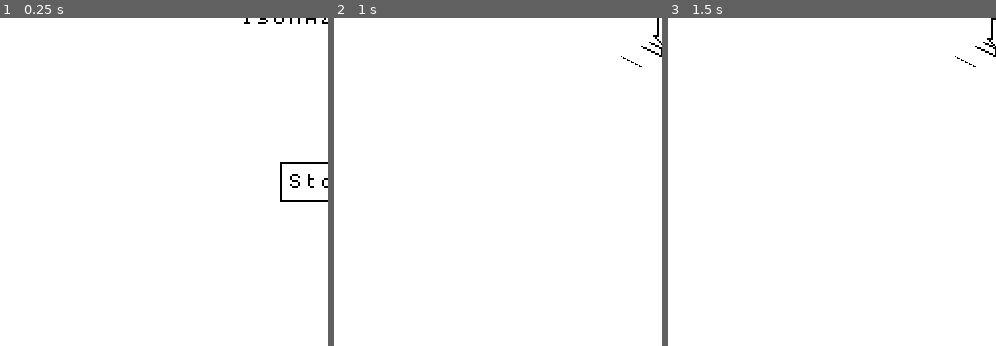
Above: before the commit, frames 1-3 (left to right).
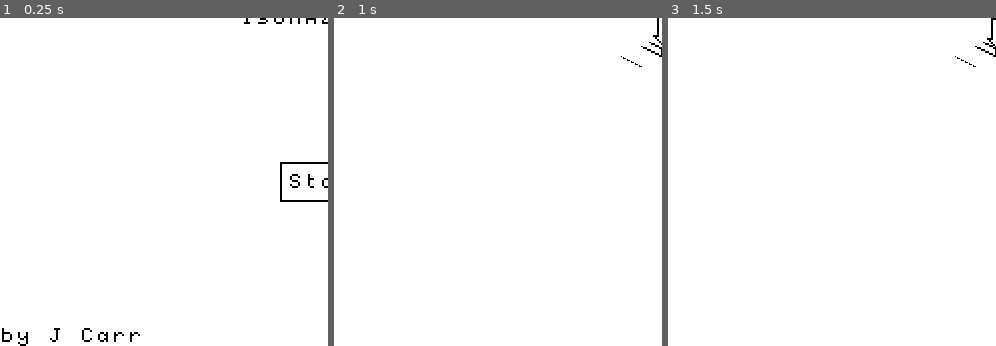
Above: after the commit, the same moments.

Repository: jlcarr/IsoMAZEtric
Game: Godot game, scene res://Menu/Menu.tscn
The game is run twice, just before and just after one commit, with the same random seed, the same clock (stepped at 60 frames per second) and the same inputs.
Inputs:
- Up to frame 1 (0.25 s): no input
- Up to frame 2 (1 s): click "Start" at 0.5 s
- Up to frame 3 (1.5 s): tap Enter (ui_accept) at 1.25 s; hold Right (ui_right) from 1.28 s (still down); hold Enter (ui_accept) from 1.28 s (still down)
The pictures show only the part of the screen within x 0-50%, y 50-100%; the shares and areas given below are measured in that part.

The runs differ from the first frame. In frame 1, 0.3% of the frame differs, in the area x 0-43%, y 94-100%; in frame 2, nothing differs; in frame 3, nothing differs.

Commit message:
Added victory screen and did UI cleanup

Diff:
--- a/src/Levels.gd
+++ b/src/Levels.gd
@@ -3,13 +3,30 @@
 var current_level = 0
 
 var victory = false
+var victory_level = 8
+
+var rng = RandomNumberGenerator.new()
+var rng_state = rng.get_state()
+func _ready():
+	rng.randomize()
 
 func level_up():
-	if victory and self.current_level+1 < self.levels.size():
+	if victory and self.current_level == victory_level:
+		victory = false
+		get_tree().paused = false
+		get_tree().change_scene("res://Victory/Victory.tscn")
+		return
+
+	if victory and self.current_level < victory_level:
 		self.current_level += 1
+
+	if not victory:
+		rng.set_state(rng_state)
+
 	victory = false
 	get_tree().paused = false
 	get_tree().reload_current_scene()
+
 
 const levels = [
 	{
@@ -183,7 +200,7 @@
 			]
 	},
 	{
-		"Name": "Level 6: Ups And Downs",
+		"Name": "Level 5: Ups And Downs",
 		"HintText": "Sometimes life takes you up, down and around.",
 		"ConstMap":
 			[
@@ -345,7 +362,6 @@
 
 
 func random_walk(dim, walk_len):
-	randomize()
 	# Initialize the map to empty
 	var level_array = []
 	for i in dim.y:
@@ -374,7 +390,7 @@
 				choices.append(move)
 		if choices.empty():
 			break
-		var choice = choices[randi() % choices.size()]
+		var choice = choices[rng.randi() % choices.size()]
 		pos = pos + choice["dpos"]
 		if pos.y + 1 < dim.y and level_array[pos.y+1][pos.z][pos.x] == -1:
 			level_array[pos.y+1][pos.z][pos.x] = 0
--- a/src/Main/Main.gd
+++ b/src/Main/Main.gd
@@ -38,6 +38,7 @@
 	if level.has("ConstMap"):
 		construct_level(level["ConstMap"])
 	elif level.has("FuncMap"):
+		Levels.rng_state = Levels.rng.get_state()
 		var level_array = Levels.callv(level["FuncMap"], level["MapParams"])
 		construct_level(level_array)
 	player.position(player.orig)
--- a/src/Main/Main.tscn
+++ b/src/Main/Main.tscn
@@ -2,7 +2,7 @@
 
 [ext_resource path="res://Theme.tres" type="StyleBox" id=1]
 [ext_resource path="res://Main/Main.gd" type="Script" id=2]
-[ext_resource path="res://Menu/Minitel.ttf" type="DynamicFontData" id=3]
+[ext_resource path="res://Minitel.ttf" type="DynamicFontData" id=3]
 [ext_resource path="res://Tiles/Player/player.tscn" type="PackedScene" id=4]
 [ext_resource path="res://Tiles/Player/player.gd" type="Script" id=5]
 [ext_resource path="res://Main/LevelFinish.gd" type="Script" id=6]
--- a/src/Menu/Menu.gd
+++ b/src/Menu/Menu.gd
@@ -2,3 +2,7 @@
 
 func start():
 	get_tree().change_scene("res://Main/Main.tscn")
+
+func _input(event):
+	if event.is_action_pressed("ui_accept"):
+		start()
--- a/src/Menu/Menu.tscn
+++ b/src/Menu/Menu.tscn
@@ -1,6 +1,6 @@
 [gd_scene load_steps=6 format=2]
 
-[ext_resource path="res://Menu/Minitel.ttf" type="DynamicFontData" id=1]
+[ext_resource path="res://Minitel.ttf" type="DynamicFontData" id=1]
 [ext_resource path="res://Theme.tres" type="StyleBox" id=2]
 [ext_resource path="res://Menu/Menu.gd" type="Script" id=3]
 
@@ -39,6 +39,20 @@
 "_edit_use_anchors_": false
 }
 
+[node name="Label2" type="Label" parent="."]
+anchor_top = 1.0
+anchor_bottom = 1.0
+margin_top = -137.0
+margin_right = 352.0
+size_flags_horizontal = 4
+custom_fonts/font = SubResource( 1 )
+custom_colors/font_color = Color( 0, 0, 0, 1 )
+text = "by J Carr"
+valign = 2
+__meta__ = {
+"_edit_use_anchors_": false
+}
+
 [node name="Start" type="Button" parent="."]
 anchor_left = 0.5
 anchor_top = 0.75
--- /dev/null
+++ b/src/Victory/Victory.gd
@@ -0,0 +1,10 @@
+extends Control
+
+
+func _on_Menu_pressed():
+	get_tree().change_scene("res://Menu/Menu.tscn")
+
+
+func _on_RandomLevels_pressed():
+	Levels.current_level = Levels.victory_level + 1
+	get_tree().change_scene("res://Main/Main.tscn")
--- /dev/null
+++ b/src/Victory/Victory.tscn
@@ -0,0 +1,104 @@
+[gd_scene load_steps=6 format=2]
+
+[ext_resource path="res://Minitel.ttf" type="DynamicFontData" id=1]
+[ext_resource path="res://Theme.tres" type="StyleBox" id=2]
+[ext_resource path="res://Victory/Victory.gd" type="Script" id=3]
+
+[sub_resource type="DynamicFont" id=1]
+size = 8
+font_data = ExtResource( 1 )
+
+[sub_resource type="DynamicFont" id=2]
+size = 8
+font_data = ExtResource( 1 )
+
+[node name="Menu" type="Control"]
+anchor_right = 1.0
+anchor_bottom = 1.0
+script = ExtResource( 3 )
+__meta__ = {
+"_edit_use_anchors_": false
+}
+
+[node name="Label" type="Label" parent="."]
+anchor_left = 0.5
+anchor_top = 0.25
+anchor_right = 0.5
+anchor_bottom = 0.25
+margin_left = -176.0
+margin_top = -68.5
+margin_right = 176.0
+margin_bottom = 68.5
+size_flags_horizontal = 4
+custom_fonts/font = SubResource( 1 )
+custom_colors/font_color = Color( 0, 0, 0, 1 )
+text = "Congratulations!
+You win!
+
+You have successfully navigated all the mazes and solved all the puzzles.
+
+If you wish you may now play infinite randomly generated levels."
+align = 1
+valign = 1
+autowrap = true
+__meta__ = {
+"_edit_use_anchors_": false
+}
+
+[node name="VBoxContainer" type="VBoxContainer" parent="."]
+anchor_left = 0.5
+anchor_top = 0.75
+anchor_right = 0.5
+anchor_bottom = 0.75
+margin_left = -56.0
+margin_top = -20.0
+margin_right = 56.0
+margin_bottom = 20.0
+size_flags_horizontal = 3
+__meta__ = {
+"_edit_use_anchors_": false
+}
+
+[node name="Menu" type="Button" parent="VBoxContainer"]
+margin_right = 112.0
+margin_bottom = 18.0
+size_flags_horizontal = 3
+size_flags_vertical = 5
+custom_styles/hover = ExtResource( 2 )
+custom_styles/pressed = ExtResource( 2 )
+custom_styles/focus = ExtResource( 2 )
+custom_styles/disabled = ExtResource( 2 )
+custom_styles/normal = ExtResource( 2 )
+custom_fonts/font = SubResource( 2 )
+custom_colors/font_color_disabled = Color( 0, 0, 0, 1 )
+custom_colors/font_color = Color( 0, 0, 0, 1 )
+custom_colors/font_color_hover = Color( 0, 0, 0, 1 )
+custom_colors/font_color_pressed = Color( 0, 0, 0, 1 )
+text = "Main Menu"
+__meta__ = {
+"_edit_use_anchors_": false
+}
+
+[node name="RandomLevels" type="Button" parent="VBoxContainer"]
+margin_top = 22.0
+margin_right = 112.0
+margin_bottom = 40.0
+size_flags_horizontal = 3
+size_flags_vertical = 5
+custom_styles/hover = ExtResource( 2 )
+custom_styles/pressed = ExtResource( 2 )
+custom_styles/focus = ExtResource( 2 )
+custom_styles/disabled = ExtResource( 2 )
+custom_styles/normal = ExtResource( 2 )
+custom_fonts/font = SubResource( 2 )
+custom_colors/font_color_disabled = Color( 0, 0, 0, 1 )
+custom_colors/font_color = Color( 0, 0, 0, 1 )
+custom_colors/font_color_hover = Color( 0, 0, 0, 1 )
+custom_colors/font_color_pressed = Color( 0, 0, 0, 1 )
+text = "Random Levels"
+__meta__ = {
+"_edit_use_anchors_": false
+}
+
+[connection signal="pressed" from="VBoxContainer/Menu" to="." method="_on_Menu_pressed"]
+[connection signal="pressed" from="VBoxContainer/RandomLevels" to="." method="_on_RandomLevels_pressed"]
Renamed: src/Menu/Minitel.ttf -> src/Minitel.ttf
Not shown, changed: .gitignore
